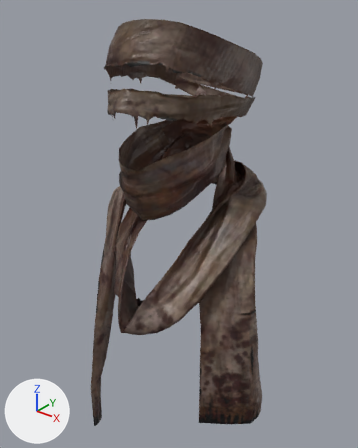
A saved change to the FBX model DX11_Thymesia_Framework/Client/Bin/Resources/Meshes/NorMonster/Gardner/Vine.fbx.
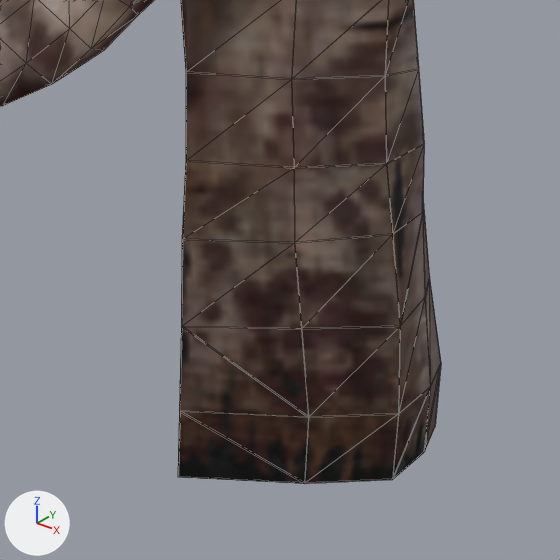
The first picture shows the older version from a camera (50 mm lens) standing at (0.513, -0.608, 2.292) and looking at (0.003, 0.03, 1.897). The close-ups show both versions on the part from 44% to 81% of the width and 69% to 99% of the height of that picture. The axes (+X, +Y, +Z) are drawn at lower left. The lights are the same throughout. The close-ups show mesh edges as thin lines.

The older version as bpy lines, for what is in view:
```python
mat_mat_c_gardenercap01 = bpy.data.materials.new('Mat_C_GardenerCap01')
mat_mat_c_gardenercap01.use_nodes = True; mat_mat_c_gardenercap01.node_tree.nodes.clear()
_N = mat_mat_c_gardenercap01.node_tree.nodes; _L = mat_mat_c_gardenercap01.node_tree.links
n0 = _N.new('ShaderNodeBsdfPrincipled'); n0.name = 'Principled BSDF'
n1 = _N.new('ShaderNodeOutputMaterial'); n1.name = 'Material Output'
n2 = _N.new('ShaderNodeTexImage'); n2.name = 'Image Texture'
n2.image = img_t_c_gardenercap01_c_png
n3 = _N.new('ShaderNodeTexImage'); n3.name = 'Image Texture.001'
n3.image = img_t_c_gardenercap01_n_png
n4 = _N.new('ShaderNodeNormalMap'); n4.name = 'Normal Map'
_L.new(n2.outputs[0], n0.inputs[0])  # 'Color' to 'Base Color'
_L.new(n3.outputs[0], n4.inputs[1])  # 'Color' to 'Color'
_L.new(n4.outputs[0], n0.inputs[5])  # 'Normal' to 'Normal'
_L.new(n0.outputs[0], n1.inputs[0])  # 'BSDF' to 'Surface'
mat_mi_alphacolor1 = principled_material('MI_AlphaColor1')
mat_mi_alphacolor1.texture = img_t_c_gardenercap01_c_png
me_sk_c_gardener01_scarf01_md = bpy.data.meshes.new('SK_C_Gardener01_Scarf01.md')
me_sk_c_gardener01_scarf01_md.from_pydata(...)  # 1166 vertices, 1866 faces; spans x -0.161..0.213, y -0.155..0.203, z 1.469..2.248
# faces by material slot: [1761, 105]
me_sk_c_gardener01_scarf01_md.materials.append(mat_mat_c_gardenercap01)
me_sk_c_gardener01_scarf01_md.materials.append(mat_mi_alphacolor1)  # picture img_t_c_gardenercap01_c_png
ob_sk_c_gardener01_scarf01_mo = bpy.data.objects.new('SK_C_Gardener01_Scarf01.mo', me_sk_c_gardener01_scarf01_md)
ob_sk_c_gardener01_scarf01_mo.location = (0.0, 0.0, 0.0)
```
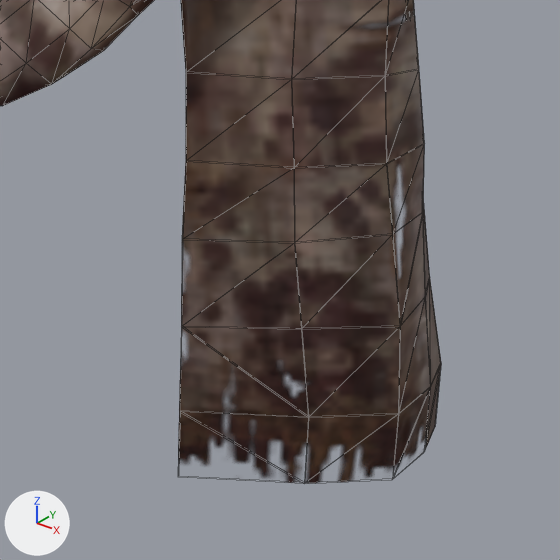
The newer file is also turned or shifted as a whole; pictures and numbers use the older file's frame.

The change, as a diff of the scene's bpy script:
```diff
--- a/DX11_Thymesia_Framework/Client/Bin/Resources/Meshes/NorMonster/Gardner/Vine.fbx.py
+++ b/DX11_Thymesia_Framework/Client/Bin/Resources/Meshes/NorMonster/Gardner/Vine.fbx.py
@@ mat_mat_c_gardenercap01 @@
 n2 = _N.new('ShaderNodeTexImage'); n2.name = 'Image Texture'
 n0 = _N.new('ShaderNodeBsdfPrincipled'); n0.name = 'Principled BSDF'
 _L.new(n0.outputs[0], n1.inputs[0])  # 'BSDF' to 'Surface'
+_L.new(n2.outputs[1], n0.inputs[4])  # 'Alpha' to 'Alpha'
@@ mat_mi_alphacolor1 @@
 mat_mi_alphacolor1 = principled_material('MI_AlphaColor1')
-mat_mi_alphacolor1.texture = img_t_c_gardenercap01_c_png
+mat_mi_alphacolor1.texture = img_t_c_gardenercap01_c_png  # with its transparency
```

Pixel boxes (x1, y1, x2, y2) of what changed, in the close-ups (560 x 560 px):
'SK_C_Gardener01_Scarf01.mo', surface changed: (178, 8, 431, 484) in both
